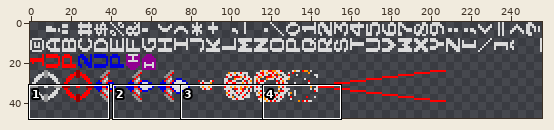
Two states of a sprite sheet, png/gfx-pal.png. Above: a wide view before the commit, with the close-up outlined.
Close-up. As it was:
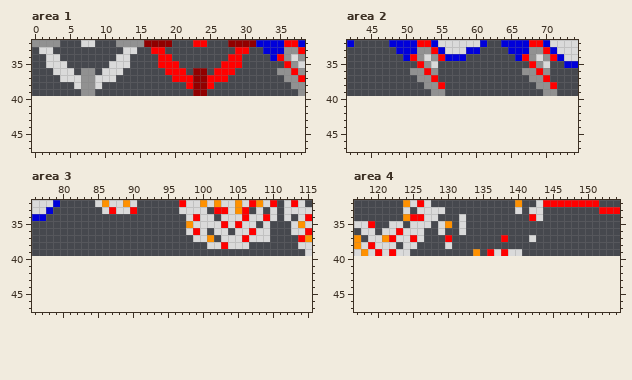
The file is 256x40 pixels. Shown: area 1: x 0..38, y 32..47; area 2: x 42..74, y 32..47; area 3: x 76..115, y 32..47; area 4: x 117..154, y 32..47. The old version is drawn lined up with the new one, on the new canvas. The commit also changed other parts of the picture, which this record leaves out.
The same view after the edit:
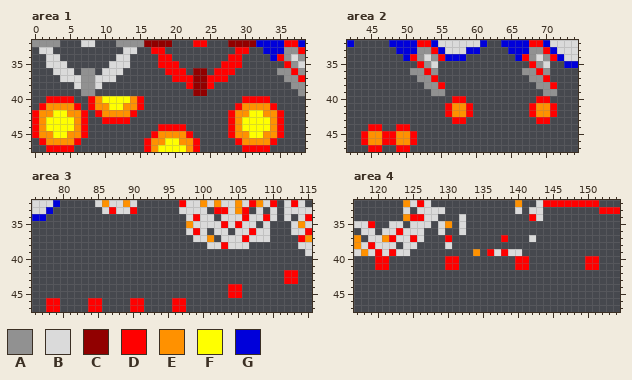
Palette (. is transparent): A #919191  B #dadada  C #910000  D #ff0000  E #ff9100  F #ffff00  G #0000da
The edit:
canvas 256x40 -> 256x48
--- area 1
@@ x 0..38 @@
 39 .......AA..............CC.............A
-40 .......................................
-41 .......................................
-42 .......................................
-43 .......................................
-44 .......................................
-45 .......................................
-46 .......................................
-47 .......................................
+40 ..DDDD..DEFFFFED..............DDDD.....
+41 .DEEEED.DEEFFEED.............DEEEED....
+42 DEEFFEED.DEEEED.............DEEFFEED...
+43 DEFFFFED..DDDD..............DEFFFFED...
+44 DEFFFFED..........DDDD......DEFFFFED...
+45 DEEFFEED.........DEEEED.....DEEFFEED...
+46 .DEEEED.........DEEFFEED.....DEEEED....
+47 ..DDDD..........DEFFFFED......DDDD.....
--- area 2
@@ x 42..74 @@
 39 ............AA..............AA...
-40 .................................
-41 .................................
-42 .................................
-43 .................................
-44 .................................
-45 .................................
-46 .................................
-47 .................................
+40 ...............DD..........DD....
+41 ..............DEED........DEED...
+42 ..............DEED........DEED...
+43 ...............DD..........DD....
+44 ...DD..DD........................
+45 ..DEEDDEED.......................
+46 ..DEEDDEED.......................
+47 ...DD..DD........................
--- area 3
@@ x 76..115 @@
 41 ........................................
-42 ........................................
-43 ........................................
-44 ........................................
-45 ........................................
-46 ........................................
-47 ........................................
+42 ....................................DD..
+43 ....................................DD..
+44 ............................DD..........
+45 ............................DD..........
+46 ..DD....DD....DD....DD..................
+47 ..DD....DD....DD....DD..................
--- area 4
@@ x 117..154 @@
 39 BEBDBDBB.........E.DBDBB..............
-40 ......................................
-41 ......................................
+40 ...DD........DD........DD........DD...
+41 ...DD........DD........DD........DD...
 42 ......................................
